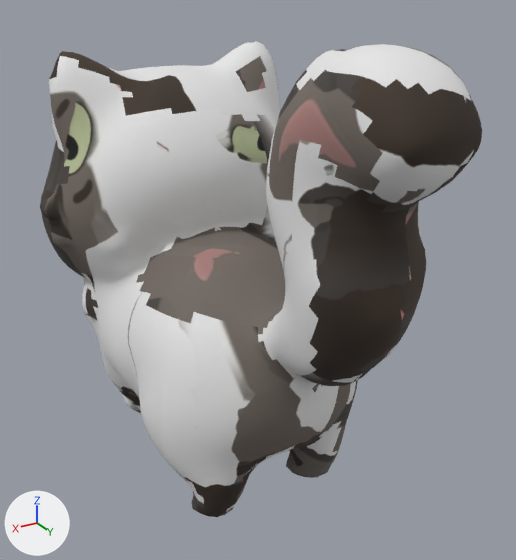
One commit to the glTF model siete-vidas/prototipos/sala-3d-pixel/assets/meshy_prueba/felipe_rig/felipe_rig.glb: the scene before it, then after it.
Rendered twice from a camera (50 mm lens) standing at (0.383, 0.688, 0.605) and looking at (-0.021, 0.015, 0.269). The lights are fixed; the arrows at lower left show +X, +Y and +Z. The older version comes first. Vertices at exactly the same position are counted once.

Objects in the first picture: 'Felipe'.
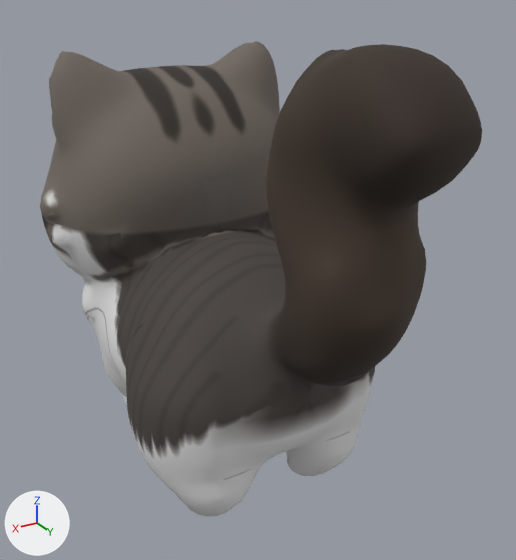
What differs and where, as boxes [x1, y1, x2, y2] in the pictures (516 x 560 px; the box of a moved part takes in the faces that stretch with it):
part 1 of me_gltf_002, moved or reshaped
    before: [126, 285, 358, 517]
    after: [126, 285, 375, 517]
part 2 of me_gltf_002, surface changed (darker)
    both: [40, 41, 477, 516]

The change, as a list of edits to the scene's bpy script:
```text
Change me_gltf_002:
    where me_gltf_002.from_pydata(...)  # 7363 vertices, 14722 faces; spans x -0.183..0.183, y -0.325..0.322, z 0.0..0.554
    used by ob_felipe; location = (0.0, 0.0, 0.0)
    me_gltf_002 part 1: 1146 of 7363 vertices moved; they spanned x -0.138..0.138, y -0.036..0.152, z 0.001..0.284 and now span x -0.155..0.155, y -0.038..0.153, z 0.002..0.283; mean shift (0.0, 0.0, 0.0); largest move (-0.111, 0.059, 0.065) -> (-0.133, 0.063, 0.065)
    me_gltf_002 part 2: 14705 kept faces spanning x -0.183..0.183, y -0.325..0.322, z 0.0..0.554 get new texture (UV) coordinates
```
